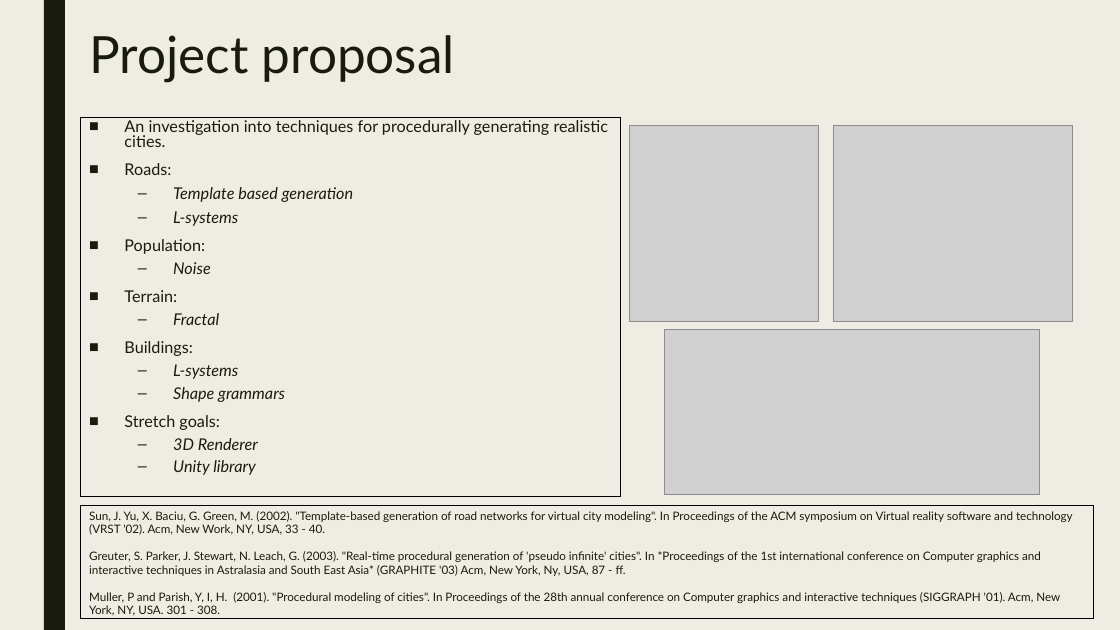
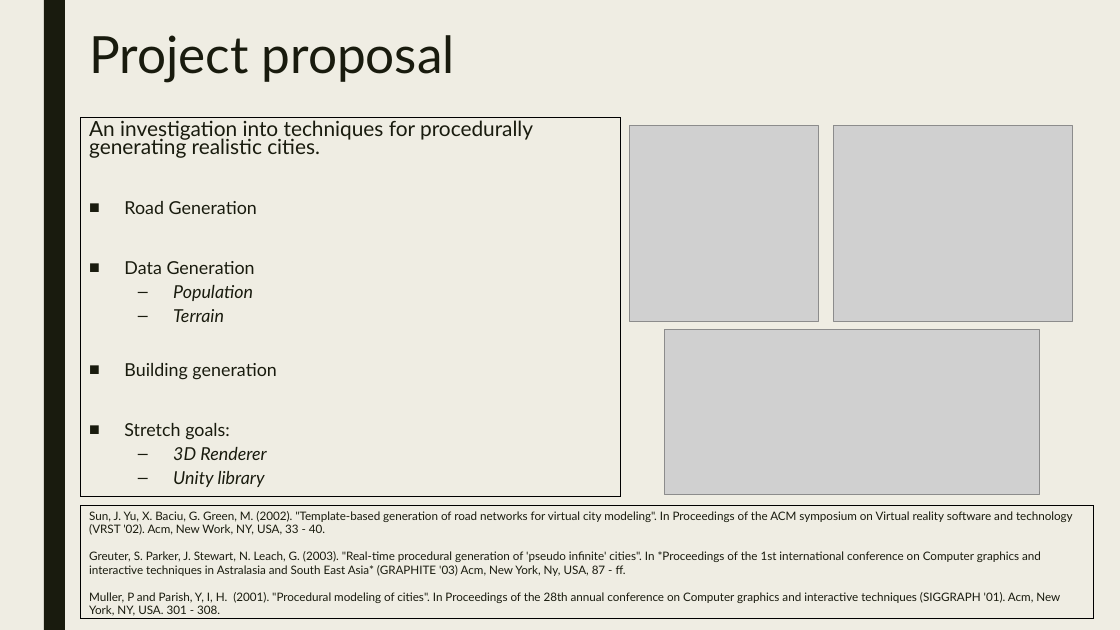
Before and after one commit to JosephBarber96/FinalProject, a slide deck: slide 2 of Presentation.pptx. Drawn at 1120x630 pixels with LibreOffice and Linux fonts; fonts in the diff are those of the drawing; grey boxes stand for pictures. Boxes give left, top, right and bottom in pixels: in the first picture for what was removed or moved away, otherwise in the second. Text is boxed around its words. In the diff, an @@ line names an element or a change of style, - is before the commit and + after.

```diff
--- a/Presentation.pptx
+++ b/Presentation.pptx
@@ text at bbox=[89, 120, 533, 487]: size 13.9 to 17.9 pt in "An investigation into techniques for procedurally generating ..."; size 13.9 to 15.3 pt in "Stretch goals:", "3D Renderer", "Unity library"; bullet ■ to none @@
@@ text at bbox=[124, 201, 276, 380]: text changed; size 13.9 to 15.3 pt; italic off @@
-■ Roads:
-  – Template based generation
-  – L-systems
-■ Population:
-  – Noise
-■ Terrain:
-  – Fractal
-■ Buildings:
-  – L-systems
-  – Shape grammars
+■ Road Generation
+■ Data Generation
+  – Population
+  – Terrain
+■ Building generation
```
Also in this commit, not shown: 8 other slides changed, 3 slides added, 3 other files.
